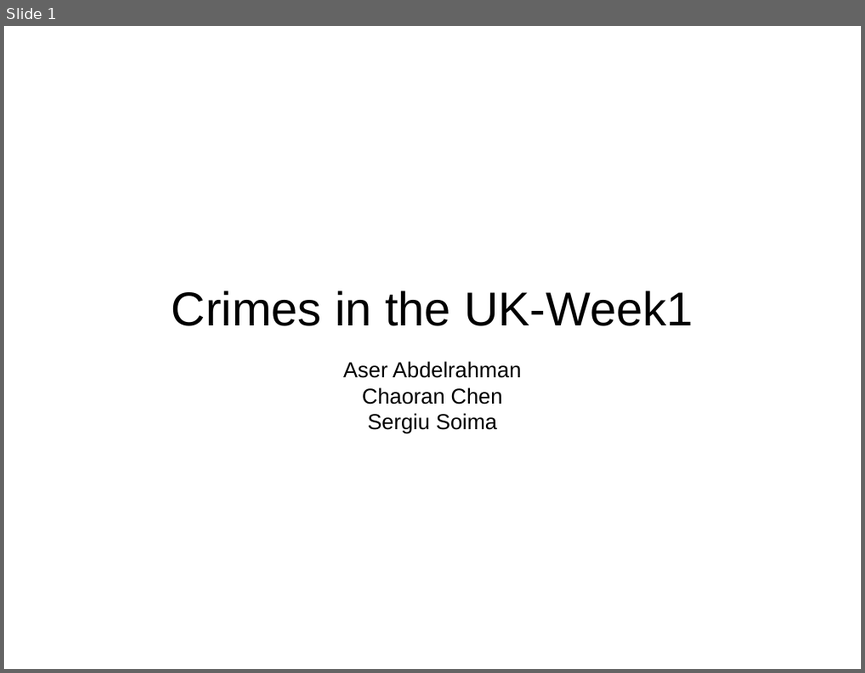
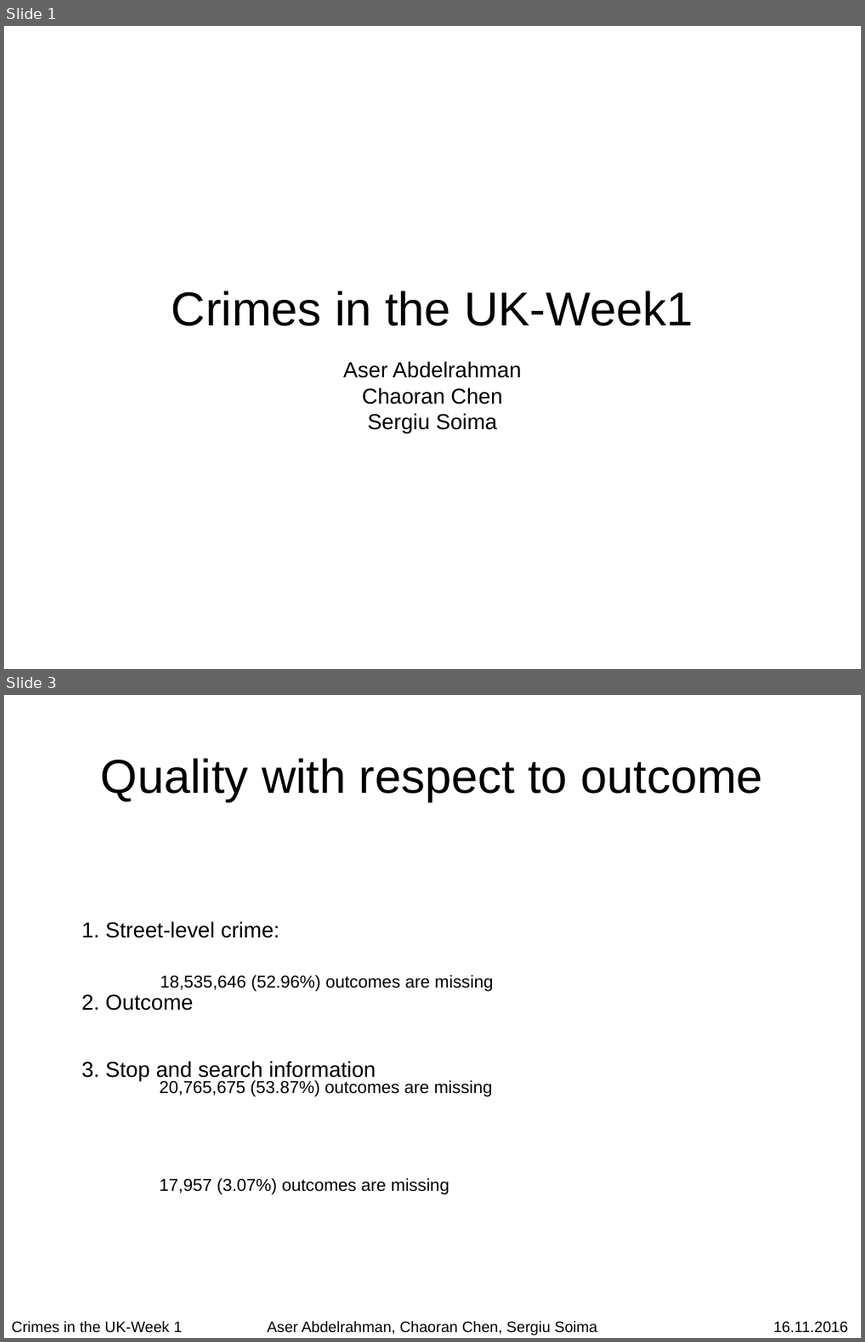
Before and after one commit to chaoran-chen/data-mining-lab-ws1617-crimes-in-uk, a slide deck: wiki/week-01/week-01-presentation.odp. Shown one above the other, each under a label of ours: slide 1 before the commit, slides 1 and 3 after it; the slides between them are not shown. The pictures are 865x673 and 865x1342 pixels, drawn with LibreOffice and Linux fonts; fonts in the diff are those of the drawing. Boxes give left, top, right and bottom in pixels: in the first picture for what was removed or moved away, otherwise in the second. Text is boxed around its words. In the diff, an @@ line names an element or a change of style, - is before the commit and + after.

```diff
--- a/wiki/week-01/week-01-presentation.odp
+++ b/wiki/week-01/week-01-presentation.odp
@@ slide 3 added at box(4, 695, 861, 1338), background #FFFFFF @@
@@ title added at box(101, 758, 762, 801), 44 pt, text #000000 @@
+Quality with respect to outcome
@@ text added at box(81, 921, 376, 1082), 20 pt, text #000000 @@
+1. Street-level crime:
+2. Outcome
+3. Stop and search information
@@ text added at box(160, 975, 494, 992), 16 pt, text #000000 @@
+18,535,646 (52.96%) outcomes are missing
@@ text added at box(160, 1080, 493, 1097), 16 pt, text #000000 @@
+20,765,675 (53.87%) outcomes are missing
@@ text added at box(160, 1178, 449, 1195), 16 pt, text #000000 @@
+17,957 (3.07%) outcomes are missing
@@ text added at box(12, 1321, 182, 1332), 14 pt, text #000000 @@
+Crimes in the UK-Week 1
@@ text added at box(267, 1321, 597, 1335), 14 pt, text #000000 @@
+Aser Abdelrahman, Chaoran Chen, Sergiu Soima
@@ text added at box(773, 1321, 848, 1332), 14 pt, text #000000 @@
+16.11.2016
```
Also in this commit, not shown: 1 slide changed, 5 other slides added.
